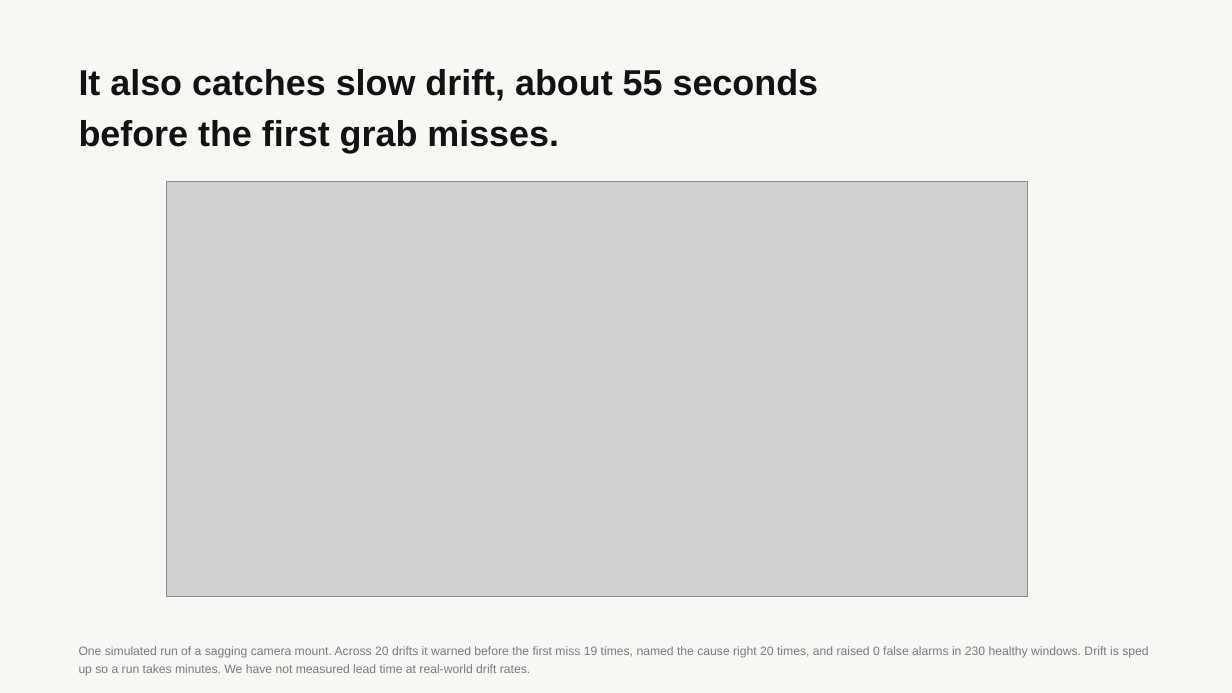
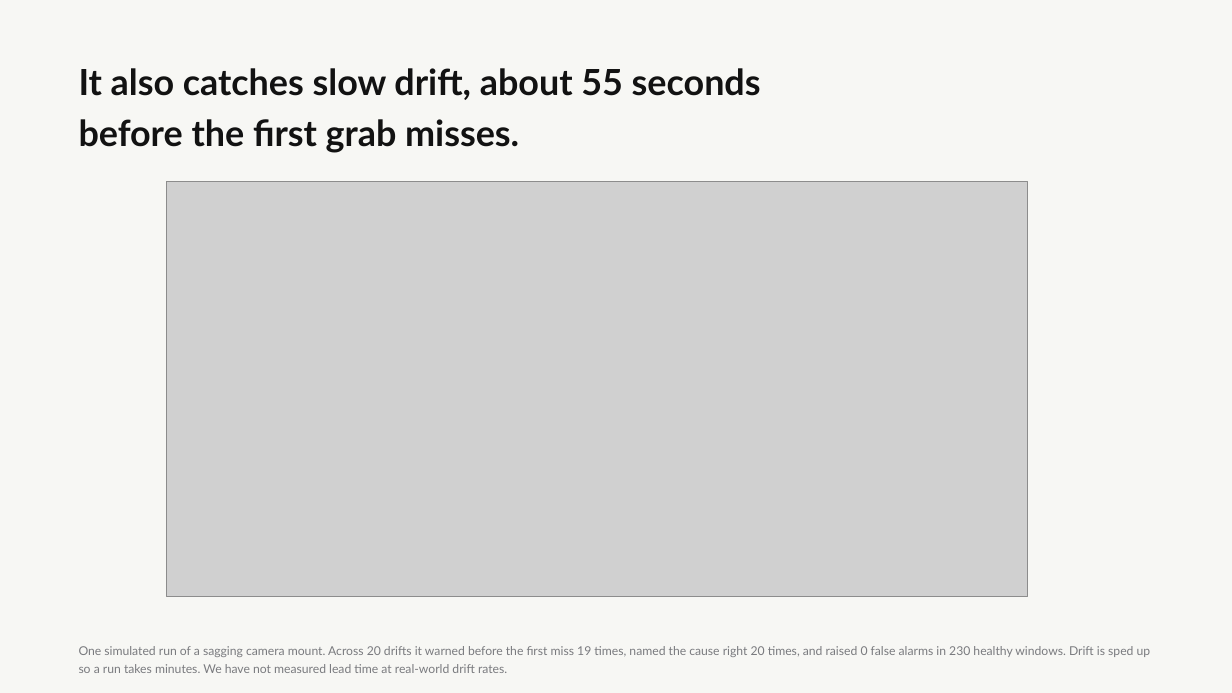
Before and after one commit to RithikSatarla/respitelabs, a slide deck: slide 8 of pitch/Kintrace-deck.pptx. Drawn at 1232x693 pixels with LibreOffice and Linux fonts; fonts in the diff are those of the drawing; grey boxes stand for pictures. Boxes give left, top, right and bottom in pixels: in the first picture for what was removed or moved away, otherwise in the second. Text is boxed around its words. In the diff, an @@ line names an element or a change of style, - is before the commit and + after.

```diff
--- a/pitch/Kintrace-deck.pptx
+++ b/pitch/Kintrace-deck.pptx
@@ text "It also catches slow drift, ..." at <box>79,68,761,153</box>: font Arial to Lato @@
@@ text "One simulated run of a ..." at <box>79,646,1151,673</box>: font Arial to Lato @@
```
Also in this commit, not shown: 13 other slides changed, 44 other files.
